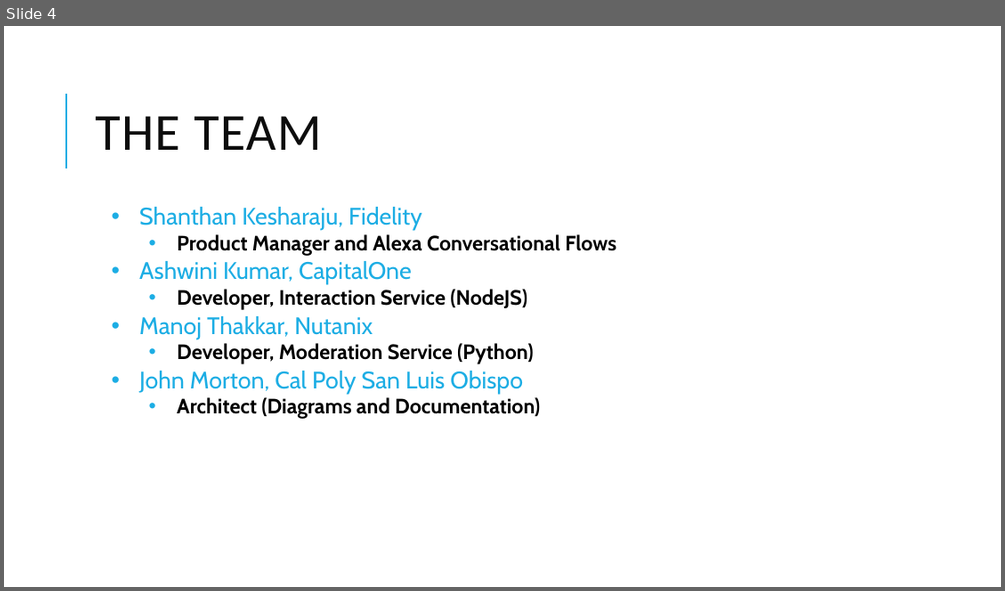
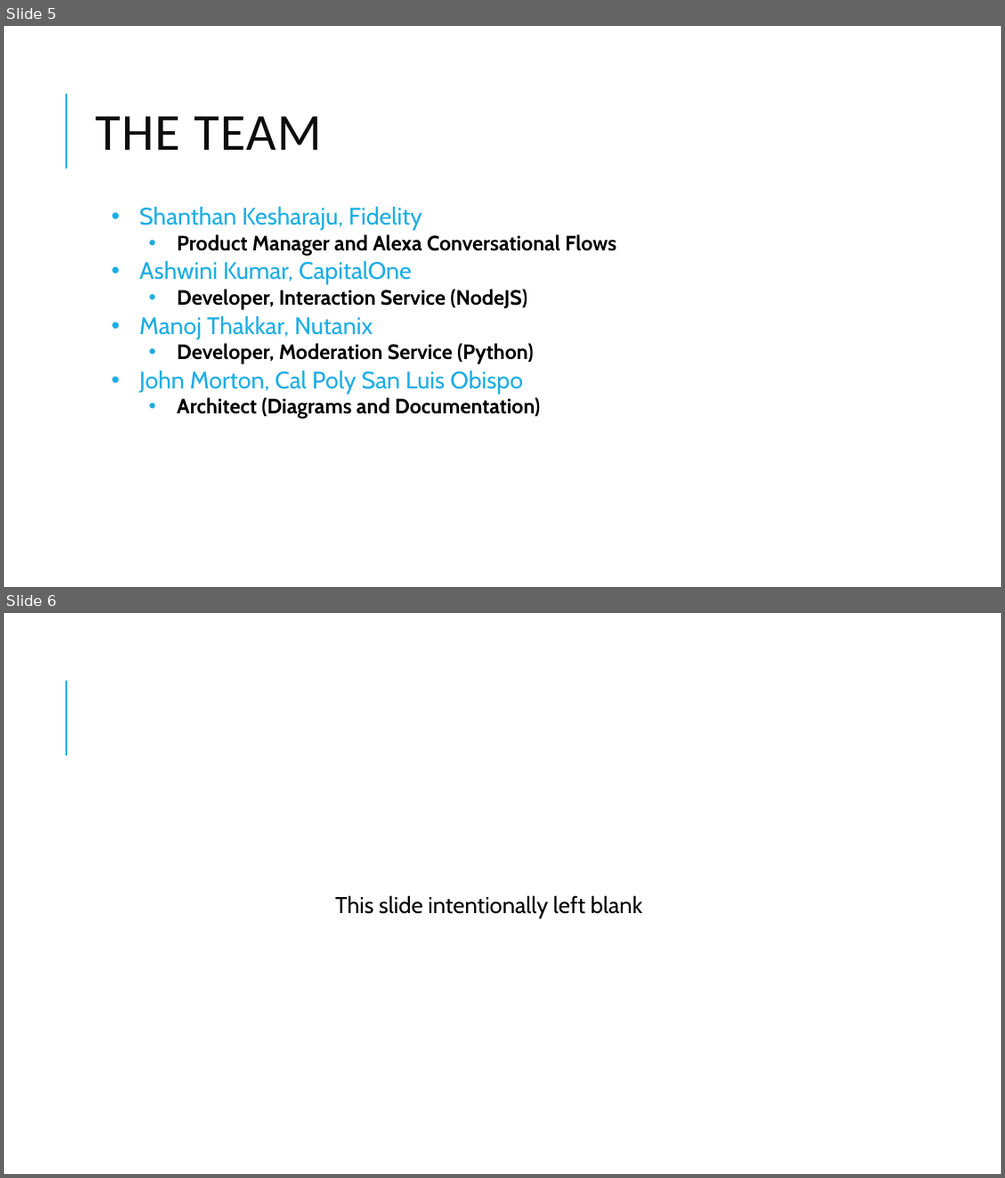
Before and after one commit to ashwiniverma/NonProfitCompassion, a slide deck: presentation.pptx. Shown one above the other, each under a label of ours: slide 4 before the commit, slides 5 and 6 after it. The pictures are 1005x591 and 1005x1178 pixels, drawn with LibreOffice and Linux fonts; fonts in the diff are those of the drawing. Boxes give left, top, right and bottom in pixels: in the first picture for what was removed or moved away, otherwise in the second. Text is boxed around its words. In the diff, an @@ line names an element or a change of style, - is before the commit and + after.

```diff
--- a/presentation.pptx
+++ b/presentation.pptx
@@ slide 6 added at [4,613,1001,1174], background #FFFFFF; not listed: 1 template element that a slide beside it also shows @@
@@ text added at [335,895,642,918], 22 pt, text #000000 @@
+  This slide intentionally left blank
@@ what was slide 4 is now slide 5 @@
```
Also in this commit, not shown: 1 slide changed, 1 other slide added.
